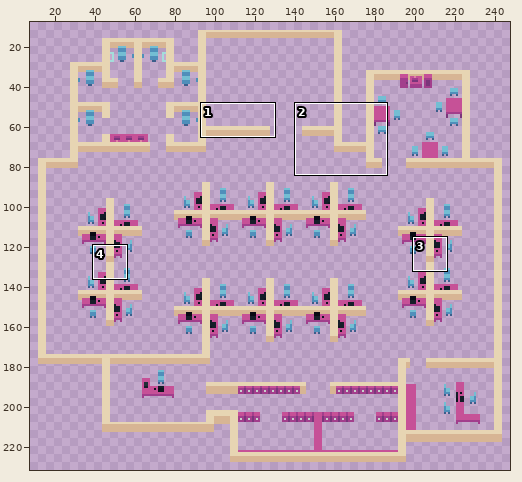
Two states of a sprite sheet, Assets/Sprites/OfficeMidground.png. The first picture is a wide view before the edit; the outline marks the close-up.
Close-up. First the earlier version:
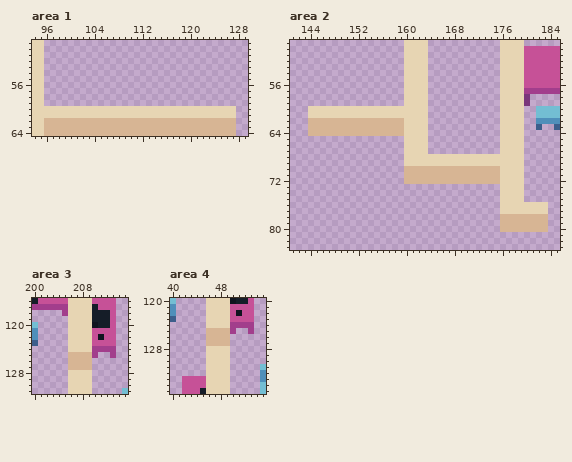
The file is 256x256 pixels. Shown: area 1: x 94..129, y 49..64; area 2: x 141..185, y 49..83; area 3: x 200..215, y 116..131; area 4: x 40..55, y 120..135. The wide view leaves out empty margins.
The result:
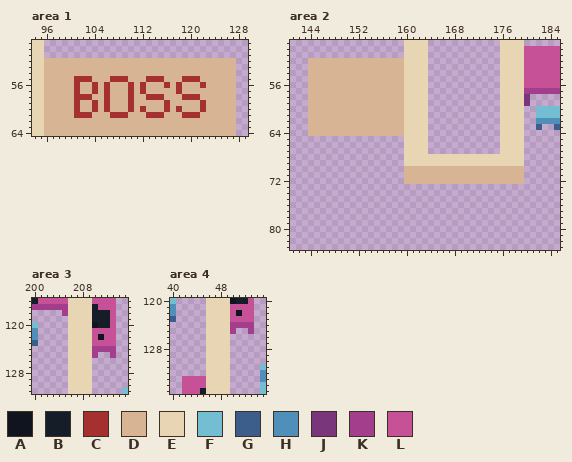
Palette (. is transparent): A #10141f  B #151d28  C #a53030  D #d7b594  E #e7d5b3  F #73bed3  G #3c5e8b  H #4f8fba  J #7a367b  K #a23e8c  L #c65197
Edits made:
{"where": "area 1"}
{"y":52,"x":96,"old":"................................","new":"DDDDDDDDDDDDDDDDDDDDDDDDDDDDDDDD"}
{"y":53,"x":96,"old":"................................","new":"DDDDDDDDDDDDDDDDDDDDDDDDDDDDDDDD"}
{"y":54,"x":96,"old":"................................","new":"DDDDDDDDDDDDDDDDDDDDDDDDDDDDDDDD"}
{"y":55,"x":96,"old":"................................","new":"DDDDDCCCDDDCCCDDDCCCDDDCCCDDDDDD"}
{"y":56,"x":96,"old":"................................","new":"DDDDDCDDCDCDDDCDCDDDCDCDDDCDDDDD"}
{"y":57,"x":96,"old":"................................","new":"DDDDDCDDCDCDDDCDCDDDDDCDDDDDDDDD"}
{"y":58,"x":96,"old":"................................","new":"DDDDDCCCDDCDDDCDDCCCDDDCCCDDDDDD"}
{"y":59,"x":96,"old":"................................","new":"DDDDDCDDCDCDDDCDDDDDCDDDDDCDDDDD"}
{"y":60,"x":96,"old":"EEEEEEEEEEEEEEEEEEEEEEEEEEEEEEEE","new":"DDDDDCDDCDCDDDCDCDDDCDCDDDCDDDDD"}
{"y":61,"x":96,"old":"EEEEEEEEEEEEEEEEEEEEEEEEEEEEEEEE","new":"DDDDDCCCDDDCCCDDDCCCDDDCCCDDDDDD"}
{"where": "area 2"}
{"y":52,"x":144,"old":"................","new":"DDDDDDDDDDDDDDDD"}
{"y":53,"x":144,"old":"................","new":"DDDDDDDDDDDDDDDD"}
{"y":54,"x":144,"old":"................","new":"DDDDDDDDDDDDDDDD"}
{"y":55,"x":144,"old":"................","new":"DDDDDDDDDDDDDDDD"}
{"y":56,"x":144,"old":"................","new":"DDDDDDDDDDDDDDDD"}
{"y":57,"x":144,"old":"................","new":"DDDDDDDDDDDDDDDD"}
{"y":58,"x":144,"old":"................","new":"DDDDDDDDDDDDDDDD"}
{"y":59,"x":144,"old":"................","new":"DDDDDDDDDDDDDDDD"}
{"y":60,"x":144,"old":"EEEEEEEEEEEEEEEE","new":"DDDDDDDDDDDDDDDD"}
{"y":61,"x":144,"old":"EEEEEEEEEEEEEEEE","new":"DDDDDDDDDDDDDDDD"}
{"y":70,"x":176,"old":"EEEE","new":"DDDD"}
{"y":71,"x":176,"old":"EEEE","new":"DDDD"}
{"y":72,"x":176,"old":"EEEE","new":"DDDD"}
{"y":73,"x":176,"old":"EEEE","new":"...."}
{"y":74,"x":176,"old":"EEEE","new":"...."}
{"y":75,"x":176,"old":"EEEE","new":"...."}
{"y":76,"x":176,"old":"EEEEEEEE","new":"........"}
{"y":77,"x":176,"old":"EEEEEEEE","new":"........"}
{"y":78,"x":176,"old":"DDDDDDDD","new":"........"}
{"y":79,"x":176,"old":"DDDDDDDD","new":"........"}
{"y":80,"x":176,"old":"DDDDDDDD","new":"........"}
{"where": "area 3"}
{"y":125,"x":206,"old":"DDDD","new":"EEEE"}
{"y":126,"x":206,"old":"DDDD","new":"EEEE"}
{"y":127,"x":206,"old":"DDDD","new":"EEEE"}
{"where": "area 4"}
{"y":125,"x":46,"old":"DDDD","new":"EEEE"}
{"y":126,"x":46,"old":"DDDD","new":"EEEE"}
{"y":127,"x":46,"old":"DDDD","new":"EEEE"}
